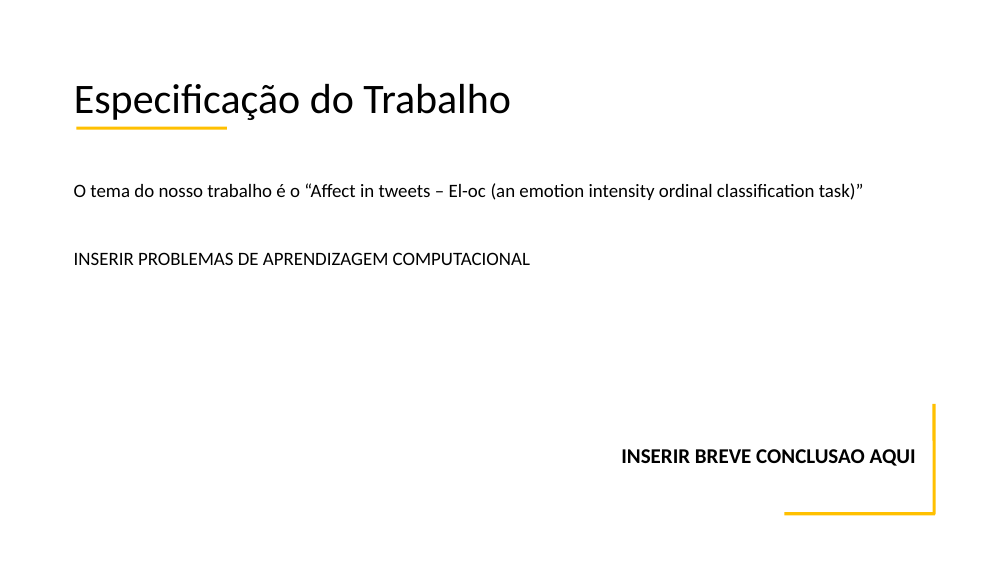
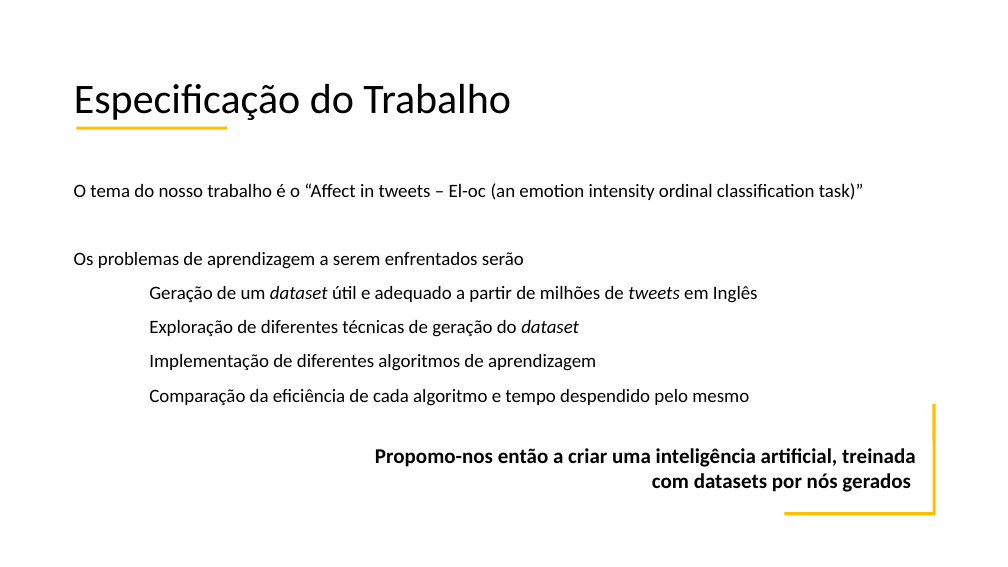
Before and after one commit to MiguelSimoes35/FEUP-IART, a slide deck: slide 2 of Proj2/docs/pp_checkpoint.odp. Drawn at 1008x567 pixels with LibreOffice and Linux fonts; fonts in the diff are those of the drawing. Boxes give left, top, right and bottom in pixels: in the first picture for what was removed or moved away, otherwise in the second. Text is boxed around its words. In the diff, an @@ line names an element or a change of style, - is before the commit and + after.

```diff
--- a/Proj2/docs/pp_checkpoint.odp
+++ b/Proj2/docs/pp_checkpoint.odp
@@ text at [74, 252, 758, 406]: text changed @@
-INSERIR PROBLEMAS DE APRENDIZAGEM COMPUTACIONAL
+Os problemas de aprendizagem a serem enfrentados serão
+Geração de um dataset útil e adequado a partir de milhões de tweets em Inglês
+Exploração de diferentes técnicas de geração do dataset
+Implementação de diferentes algoritmos de aprendizagem
+Comparação da eficiência de cada algoritmo e tempo despendido pelo mesmo
@@ text at [375, 448, 916, 492]: text changed @@
-INSERIR BREVE CONCLUSAO AQUI
+Propomo-nos então a criar uma inteligência artificial, treinada com datasets por nós gerados
```
Also in this commit, not shown: 2 other slides changed.
